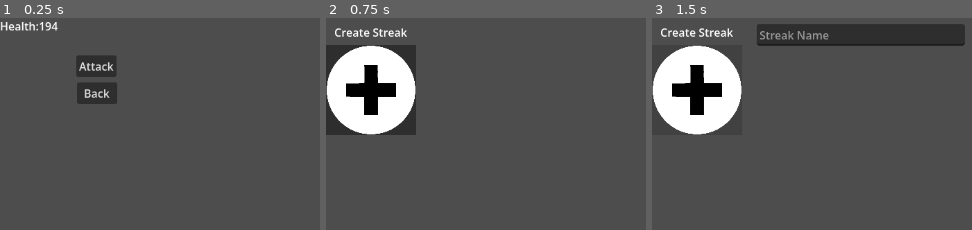
Above: before the commit, frames 1-3 (left to right).
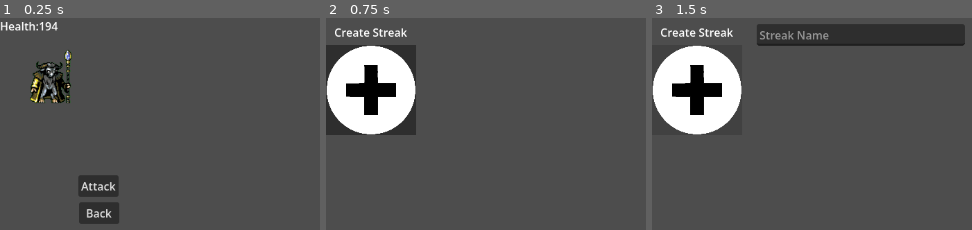
Above: after the commit, the same moments.

Repository: bobis1/HabitQuest
Game: Godot game, scene res://BossFight.tscn
Two runs of this game, one before a commit and one after it. Both use one fixed random seed, a clock stepped at 60 frames per second and the inputs below. This scene is started directly instead of the project's main scene.
Inputs (mouse positions are in pixels of both pictures, inside the frame that each line leads up to):
- Up to frame 1 (0.25 s): no input
- Up to frame 2 (0.75 s): click "Back" at 0.5 s
- Up to frame 3 (1.5 s): click (696, 90) at 1.25 s

The runs differ from the first frame. In frame 1, 6.5% of the frame differs, in the area x 9-38%, y 15-98%; in frame 2, nothing differs; in frame 3, nothing differs.

Commit message:
Added bosss things

Diff:
--- a/BossFight.tscn
+++ b/BossFight.tscn
@@ -1,10 +1,15 @@
 [gd_scene format=3 uid="uid://c758m0rmoamcp"]
 
 [ext_resource type="Script" uid="uid://cme76nu8p76s2" path="res://boss_fight.gd" id="1_fxjcl"]
+[ext_resource type="Texture2D" uid="uid://bj2xg1ravqpnf" path="res://Assets/andromalius-57x88 - Edited.png" id="2_vhg21"]
+[ext_resource type="Texture2D" uid="uid://6d0sjgkbqvjv" path="res://Assets/disciple-45x51 - Edited.png" id="3_di0ir"]
+[ext_resource type="Texture2D" uid="uid://dmoru4ft2ox4u" path="res://Assets/gnu-120x100 - Edited.png" id="4_l4w7m"]
 
-[node name="BossFight" type="Node2D" unique_id=942925526 node_paths=PackedStringArray("healthLabel")]
+[node name="BossFight" type="Node2D" unique_id=942925526 node_paths=PackedStringArray("healthLabel", "Sprite")]
 script = ExtResource("1_fxjcl")
 healthLabel = NodePath("Control/Label")
+BossSprite = [ExtResource("2_vhg21"), ExtResource("3_di0ir"), ExtResource("4_l4w7m")]
+Sprite = NodePath("Control/Sprite2D")
 
 [node name="Control" type="Control" parent="." unique_id=313151410]
 layout_mode = 3
@@ -20,19 +25,22 @@
 
 [node name="Attack" type="Button" parent="Control" unique_id=2054247799]
 layout_mode = 0
-offset_left = 110.0
-offset_top = 54.0
-offset_right = 168.0
-offset_bottom = 85.0
+offset_left = 113.0
+offset_top = 227.0
+offset_right = 171.0
+offset_bottom = 258.0
 text = "Attack"
 
 [node name="Back" type="Button" parent="Control" unique_id=2136704563]
 layout_mode = 0
-offset_left = 111.0
-offset_top = 93.0
-offset_right = 169.0
-offset_bottom = 124.0
+offset_left = 114.0
+offset_top = 266.0
+offset_right = 172.0
+offset_bottom = 297.0
 text = "Back"
+
+[node name="Sprite2D" type="Sprite2D" parent="Control" unique_id=304285163]
+position = Vector2(75, 84)
 
 [connection signal="pressed" from="Control/Attack" to="." method="_on_attack_pressed"]
 [connection signal="pressed" from="Control/Back" to="." method="_on_back_pressed"]
--- a/Scripts/habitTracking.gd
+++ b/Scripts/habitTracking.gd
@@ -31,6 +31,7 @@
 	streakDisplay.text = str(Globals.StreakNum)
 
 
+
 func _on_create_streak_pressed() -> void:
 	StreakNaming.visible = true
 
@@ -56,7 +57,7 @@
 
 
 func _on_boss_fight_pressed() -> void:
-	get_tree().change_scene_to_file("res://BossFight.tscn")
+	get_tree().change_scene_to_file("res://BossFight1.tscn")
 	pass # Replace with function body.
 
 
--- a/boss_fight.gd
+++ b/boss_fight.gd
@@ -1,9 +1,15 @@
 extends Node2D
 var health: int
 @export var healthLabel: Label
+@export var BossSprite: Array[Texture2D]
+@export var Sprite: Sprite2D
+
 func _ready() -> void:
+#	BossSprite.resize(3)
 	health = randi_range(100, 200)
 	healthLabel.text = "Health:" + str(health)
+	Sprite.texture = BossSprite[randi_range(0, BossSprite.size()-1)]
+	print("Boss Sprite ", str(BossSprite.size()))
 	pass
 
 
Binary file added: Assets/andromalius-57x88 - Edited.png
Not shown, added: Assets/andromalius-57x88 - Edited.png.import
Binary file added: Assets/disciple-45x51 - Edited.png
Not shown, added: Assets/disciple-45x51 - Edited.png.import
Binary file added: Assets/gnu-120x100 - Edited.png
Not shown, added: Assets/gnu-120x100 - Edited.png.import
Binary file added: Assets/spritesheets/acid2-14x67.png
Not shown, added: Assets/spritesheets/acid2-14x67.png.import
Binary file added: Assets/spritesheets/andromalius-57x88.png
Not shown, added: Assets/spritesheets/andromalius-57x88.png.import
Binary file added: Assets/spritesheets/disciple-45x51.png
Not shown, added: Assets/spritesheets/disciple-45x51.png.import
(and 20 more such lines)
